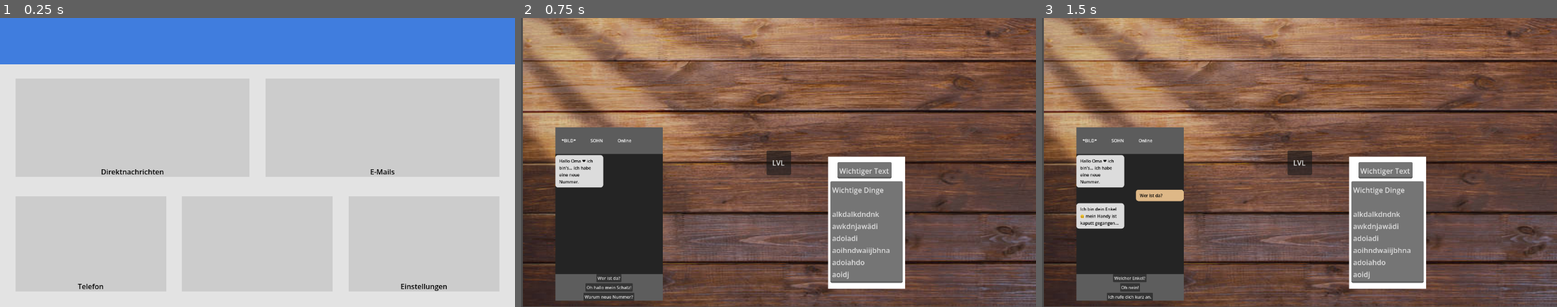
Above: before the commit, frames 1-3 (left to right).
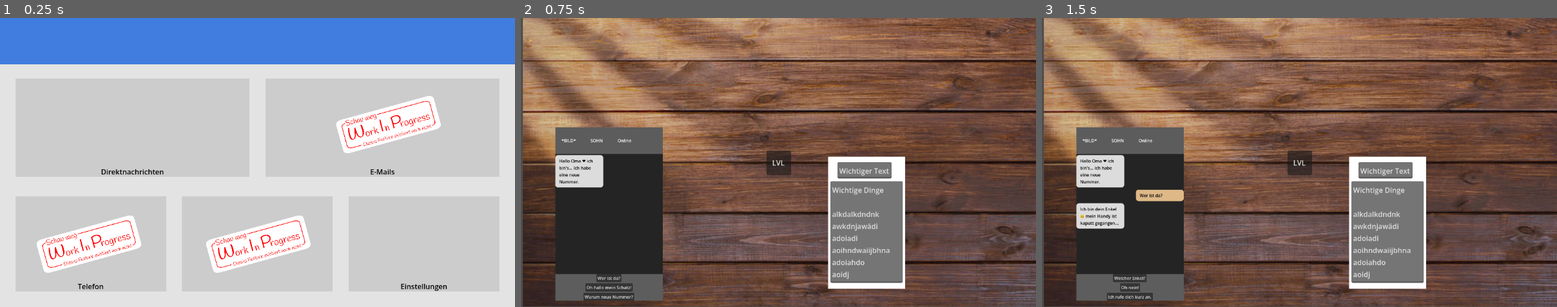
Above: after the commit, the same moments.

Repository: EgmundEGG/Enkeltrickbetr-ger-Spiel
Game: Godot game, scene res://Scenes/MainMenu.tscn
Same seed, same stepped clock (60 frames per second), same inputs: the game is played once before the commit and once after it.
Inputs:
- Up to frame 1 (0.25 s): no input
- Up to frame 2 (0.75 s): click "Direktnachrichten" at 0.5 s
- Up to frame 3 (1.5 s): click "Wer ist da?" at 1.25 s

The runs differ from the first frame. In frame 1, 6.9% of the frame differs, in the area x 7-86%, y 26-89%; in frame 2, nothing differs; in frame 3, nothing differs.

Commit message:
Hinzufügen WIP icon

Diff:
--- a/enkeltrick-betrug/Scenes/MainMenu.tscn
+++ b/enkeltrick-betrug/Scenes/MainMenu.tscn
@@ -1,6 +1,7 @@
 [gd_scene format=3 uid="uid://c4owf0cu5p2fy"]
 
 [ext_resource type="Script" uid="uid://6leggv6jfhv5" path="res://MainMenu/Scripts/MenuButton.gd" id="1_tt5f1"]
+[ext_resource type="Texture2D" uid="uid://cji01boiwdh2k" path="res://MainMenu/Design/WIPicon.png" id="2_853f1"]
 
 [sub_resource type="StyleBoxFlat" id="StyleBoxFlat_kjwba"]
 bg_color = Color(0.8, 0.8, 0.8, 1)
@@ -177,3 +178,21 @@
 text = "Einstellungen"
 horizontal_alignment = 1
 vertical_alignment = 2
+
+[node name="WiPicon" type="Sprite2D" parent="." unique_id=841142655]
+position = Vector2(199.00003, 507.00003)
+rotation = -0.2684523
+scale = Vector2(0.24969855, 0.24969853)
+texture = ExtResource("2_853f1")
+
+[node name="WiPicon2" type="Sprite2D" parent="." unique_id=1726144916]
+position = Vector2(869, 239)
+rotation = -0.2684523
+scale = Vector2(0.24969855, 0.24969853)
+texture = ExtResource("2_853f1")
+
+[node name="WiPicon3" type="Sprite2D" parent="." unique_id=14905976]
+position = Vector2(578, 507.00003)
+rotation = -0.2684523
+scale = Vector2(0.24969855, 0.24969853)
+texture = ExtResource("2_853f1")
Binary file added: enkeltrick-betrug/MainMenu/Design/WIPicon.png
Not shown, added: enkeltrick-betrug/MainMenu/Design/WIPicon.png.import
